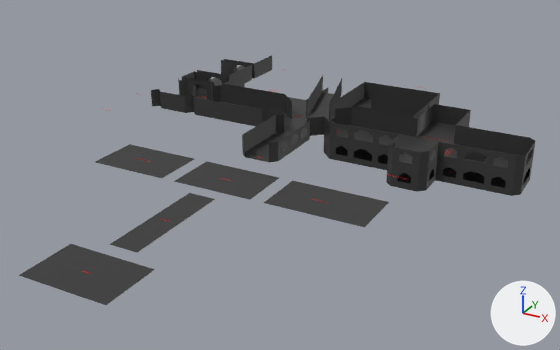
Before and after pictures for a commit that changed the Blender file Assets/Models/ShaderCastle.blend.
Both versions are drawn from a 50 mm lens placed at (53.0, -53.4, 43.1), pointed at (2.7, 38.0, -2.6). Lighting does not change. The marker at lower right points along +X, +Y and +Z. The first picture is the older version.

Script lines for the objects in view, before the commit:
```python
me_plane_004 = bpy.data.meshes.new('Plane.004')
me_plane_004.from_pydata(...)  # 444 vertices, 286 faces, 4 loose edges; spans x -28.0..35.0, y -4.0..78.0, z -3.0..6.0
me_plane_004.materials.append(mat_333333)  # dark grey #333333
me_plane_010 = bpy.data.meshes.new('Plane.010')
me_plane_010.from_pydata(...)  # 170 vertices, 112 faces; spans x 4.0..35.0, y 43.0..64.0, z 0.0..3.0
me_plane_010.polygons.foreach_set('use_smooth', [True] * 112)
me_plane_010.materials.append(mat_333333)  # dark grey #333333
me_plane_011 = bpy.data.meshes.new('Plane.011')
me_plane_011.from_pydata(...)  # 192 vertices, 159 faces; spans x -9.0..9.0, y 61.0..79.0, z 3.0..6.8
me_plane_011.polygons.foreach_set('use_smooth', [True] * 159)
me_plane_011.materials.append(mat_333333)  # dark grey #333333
ob_floor__0__col = bpy.data.objects.new('Floor +0 -col', me_plane_004)
ob_floor__0__col.location = (0.0, 0.0, 0.0)
ob_floor__1__col = bpy.data.objects.new('Floor -1 -col', me_plane_010)
ob_floor__1__col.location = (0.0, 0.0, -3.0)
ob_floor__1__col_1 = bpy.data.objects.new('Floor +1 -col', me_plane_011)
ob_floor__1__col_1.location = (0.0, 0.0, 0.0)
ob_floor__1__col_1.hide_set(True)
```
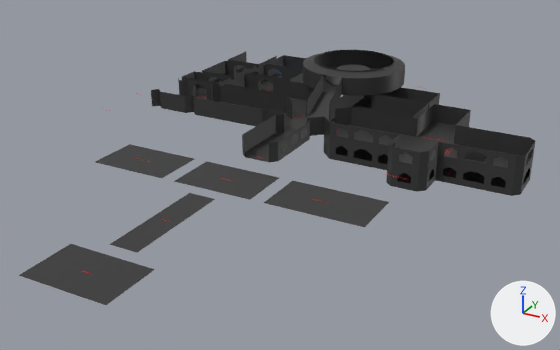
Where the change shows, as pixel boxes [x1, y1, x2, y2] in the pictures (560 x 350 px):
'Floor +0 -col', reshaped
    before: [19, 55, 535, 305]
    after: [19, 52, 535, 305]
'Floor +1 -col', shown
    after: [303, 50, 405, 96]
part 1 of me_plane_004, built on
    before: [197, 55, 272, 86]
    after: [202, 52, 314, 100]

What changed in the scene script:
```text
Change me_plane_004:
    used by ob_floor__0__col; location = (0.0, 0.0, 0.0)
    remove me_plane_004.from_pydata(...)  # 444 vertices, 286 faces, 4 loose edges; spans x -28.0..35.0, y -4.0..78.0, z -3.0..6.0
    add me_plane_004.from_pydata(...)  # 632 vertices, 440 faces, 5 loose edges; spans x -28.0..35.0, y -4.0..79.0, z -3.0..6.0
    me_plane_004 part 1: 16 vertices moved from x -28.0..-21.0, y 62.0..78.0, z 0.0..3.0 to x -27.0..-20.0, y 62.0..78.0, z 0.0..3.0; 13 vertices removed from x -28.0..-21.0, y 62.0..78.0, z 0.0..3.0; 201 vertices added at x -27.0..-2.0, y 57.0..79.0, z -1.0..3.0
    me_plane_004 part 2: the surface is now shaded flat
Change ob_floor__1__col_1:
    remove ob_floor__1__col_1.hide_set(True)
```
